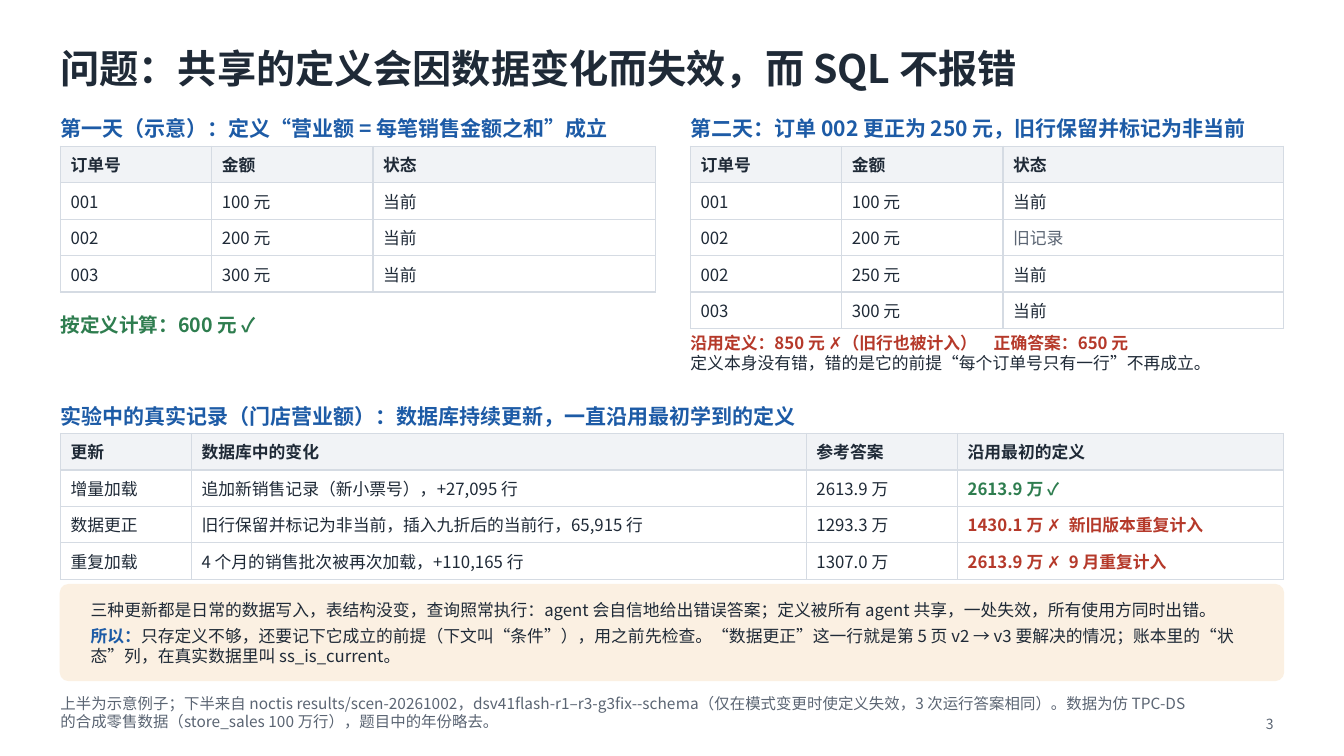
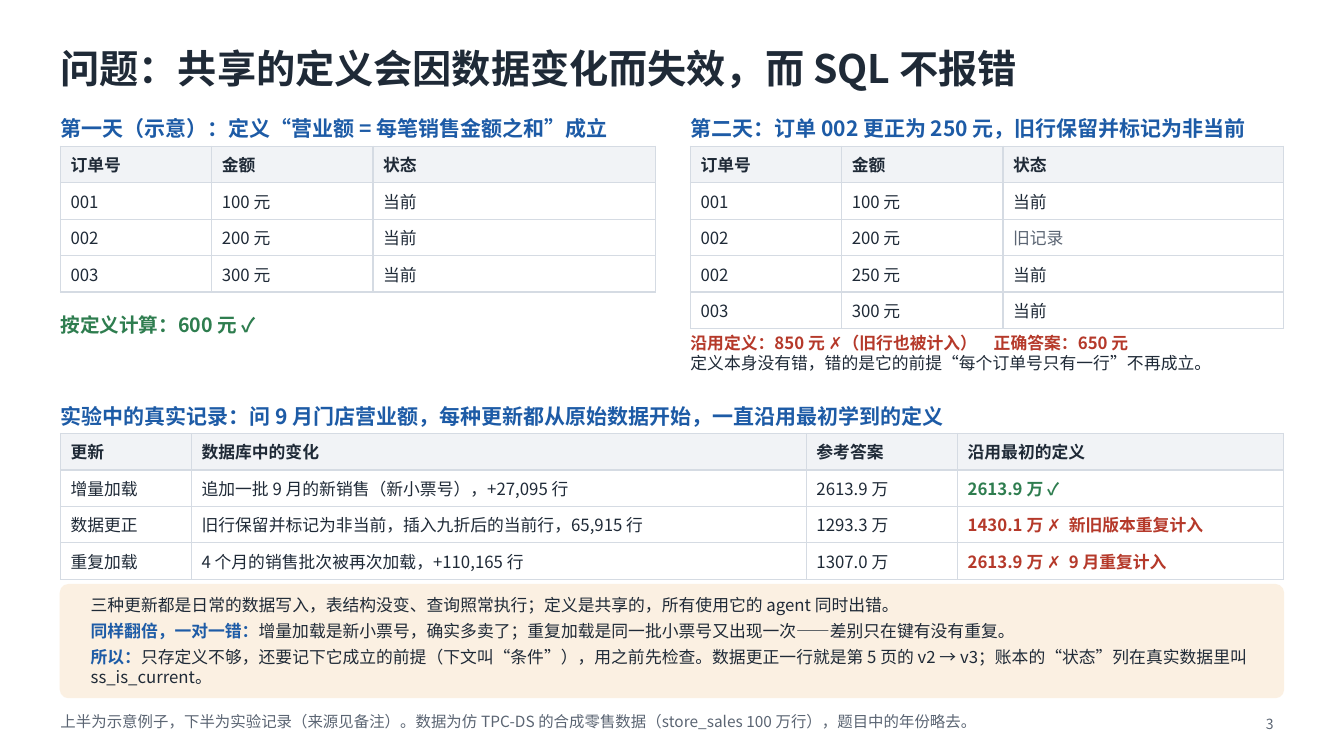
Before and after one commit to mmmttt000045/agent4db-adapter, a slide deck: slide 3 of docs/mavra-system.pptx. Drawn at 1344x756 pixels with LibreOffice and Linux fonts; fonts in the diff are those of the drawing. Boxes give left, top, right and bottom in pixels: in the first picture for what was removed or moved away, otherwise in the second. Text is boxed around its words. In the diff, an @@ line names an element or a change of style, - is before the commit and + after.

```diff
--- a/docs/mavra-system.pptx
+++ b/docs/mavra-system.pptx
@@ text at (60,406,943,427): text changed @@
-实验中的真实记录（门店营业额）：数据库持续更新，一直沿用最初学到的定义
+实验中的真实记录：问 9 月门店营业额，每种更新都从原始数据开始，一直沿用最初学到的定义
@@ table at (60,434,1284,575) @@
-row 2, column 2: 追加新销售记录（新小票号），+27,095 行
+row 2, column 2: 追加一批 9 月的新销售（新小票号），+27,095 行
@@ rounded rectangle: place and size @@
-rounded rectangle at (60,585,1284,681)
+rounded rectangle at (60,585,1284,698)
@@ rounded rectangle at (60,585,1284,698): proportions changed @@
@@ text at (91,597,1247,686): text changed @@
-三种更新都是日常的数据写入，表结构没变，查询照常执行：agent 会自信地给出错误答案；定义被所有 agent 共享，一处失效，所有使用方同时出错。
-所以：只存定义不够，还要记下它成立的前提（下文叫“条件”），用之前先检查。“数据更正”这一行就是第 5 页 v2 → v3 要解决的情况；账本里的“状态”列，在真实数据里叫 ss_is_current。
+三种更新都是日常的数据写入，表结构没变、查询照常执行；定义是共享的，所有使用它的 agent 同时出错。
+同样翻倍，一对一错：增量加载是新小票号，确实多卖了；重复加载是同一批小票号又出现一次——差别只在键有没有重复。
+所以：只存定义不够，还要记下它成立的前提（下文叫“条件”），用之前先检查。数据更正一行就是第 5 页的 v2 → v3；账本的“状态”列在真实数据里叫 ss_is_current。
@@ text at (60,714,977,729): text changed @@
-上半为示意例子；下半来自 noctis results/scen-20261002，dsv41flash-r1–r3-g3fix--schema（仅在模式变更时使定义失效，3 次运行答案相同）。数据为仿 TPC-DS 的合成零售数据（store_sales 100 万行），题目中的年份略去。
+上半为示意例子，下半为实验记录（来源见备注）。数据为仿 TPC-DS 的合成零售数据（store_sales 100 万行），题目中的年份略去。
```
Also in this commit, not shown: 9 other slides changed, 6 other files.
